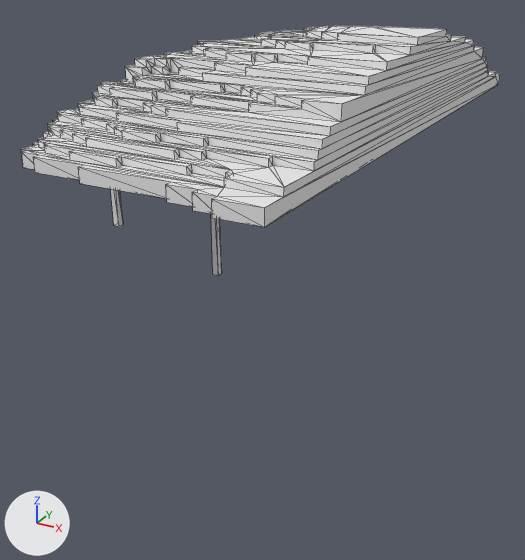
An edit to the OBJ model Assets/Models/door.obj, drawn before and after from the same camera.
The view is the same before and after, from a 50 mm lens placed at (5.19, -10.94, 6.26), pointed at (-0.34, -0.89, 1.24). The lights are fixed; the arrows at lower left show +X, +Y and +Z. Mesh edges are drawn as thin lines. Where no turn or scale is listed for an object, it has been applied to the vertices. Vertices at the same position are counted once.

Objects in the first picture: 'Untitled'.
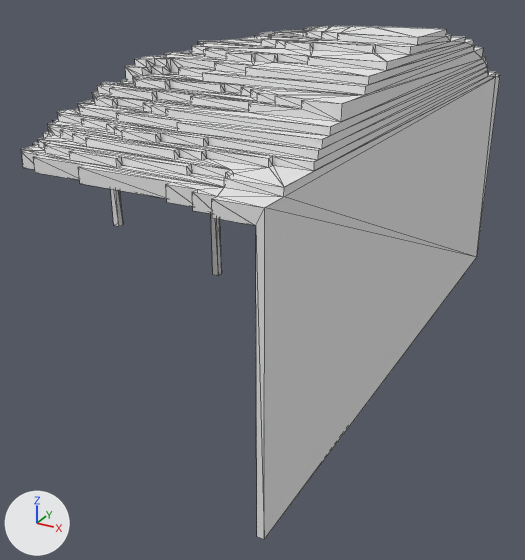
Boxes [x1, y1, x2, y2] around the edits, measured in the pictures (525 x 560 px):
'Untitled', reshaped (106% taller): before [21, 26, 500, 275]; after [21, 26, 500, 539]
part 1 of me_untitled, built on: before [212, 74, 500, 227]; after [212, 74, 500, 539]

The change in detail:
me_untitled is used by ob_untitled; location (0.0, 0.0, 0.0).
me_untitled had 1006 vertices, 2008 faces and spanned x -2.0..2.0, y -5.1..5.1, z 1.8..5.3.
me_untitled now has 1010 vertices, 2016 faces and spans x -2.0..2.0, y -5.1..5.1, z 0.0..5.3.
Part 1, on me_untitled:
2 vertices are removed from x 2.0, y -5.1..5.1, z 3.9.
13 faces are deleted.
6 vertices are added at (1.9, -5.1, 0.0), (1.9, 5.1, 0.0), (1.9, -5.1, 3.9), (1.9, 5.1, 3.9), (2.0, -5.1, 0.0), (2.0, 5.1, 0.0).
21 new faces join them.
